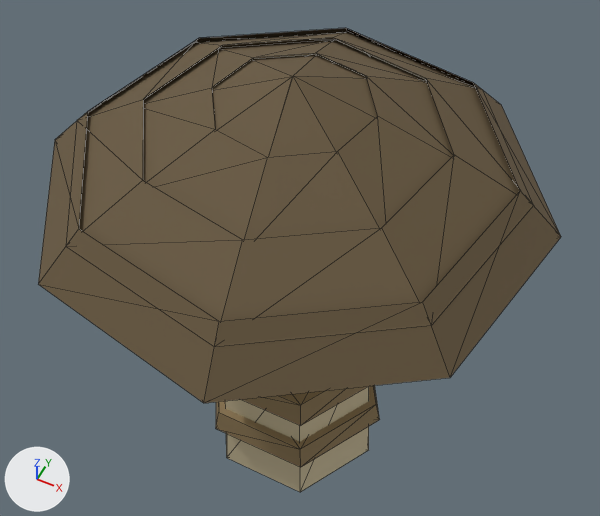
A saved change to the glTF model assets/models/mushrooms/kora.gltf.
One viewpoint serves both versions: a camera (50 mm lens) standing at (0.26, -0.507, 0.95) and looking at (-0.005, 0.022, 0.289). Arrows for +X, +Y and +Z are at lower left; the lights stay in place. The picture after the commit comes second. Mesh edges are drawn as thin lines.

In view in the first picture: 'cap_mid_1', 'cap_mid_2', 'cap_rim', 'cap_top', 'stem', 'stem_ring_0', 'stem_ring_1'.
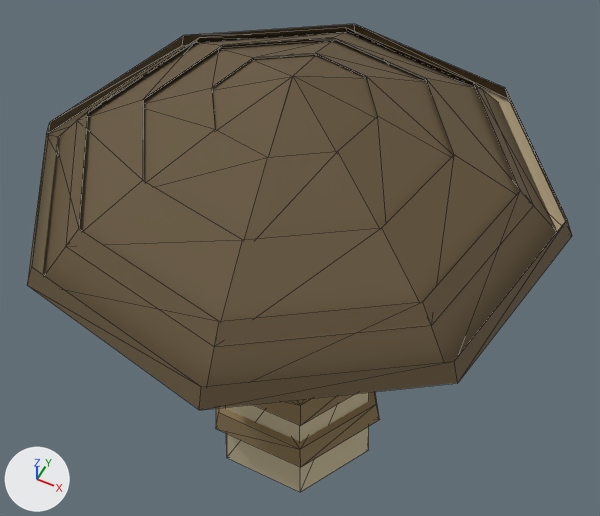
The change, as a list of edits to the scene's bpy script:
```text
Add me_cap_lip:
    me_cap_lip.from_pydata(...)  # 16 vertices, 22 faces; spans x -0.249..0.249, y -0.249..0.249, z 0.419..0.437
    me_cap_lip.materials.append(mat_mushroom)  # picture img_0
Add ob_cap_lip:
    ob_cap_lip = bpy.data.objects.new('cap_lip', me_cap_lip)
    ob_cap_lip.location = (0.0, 0.0, 0.0)
```

Location of each change, (x1, y1, x2, y2) in pixels of the pictures (600 x 516 px):
'cap_lip', added: after (27, 24, 572, 410)
